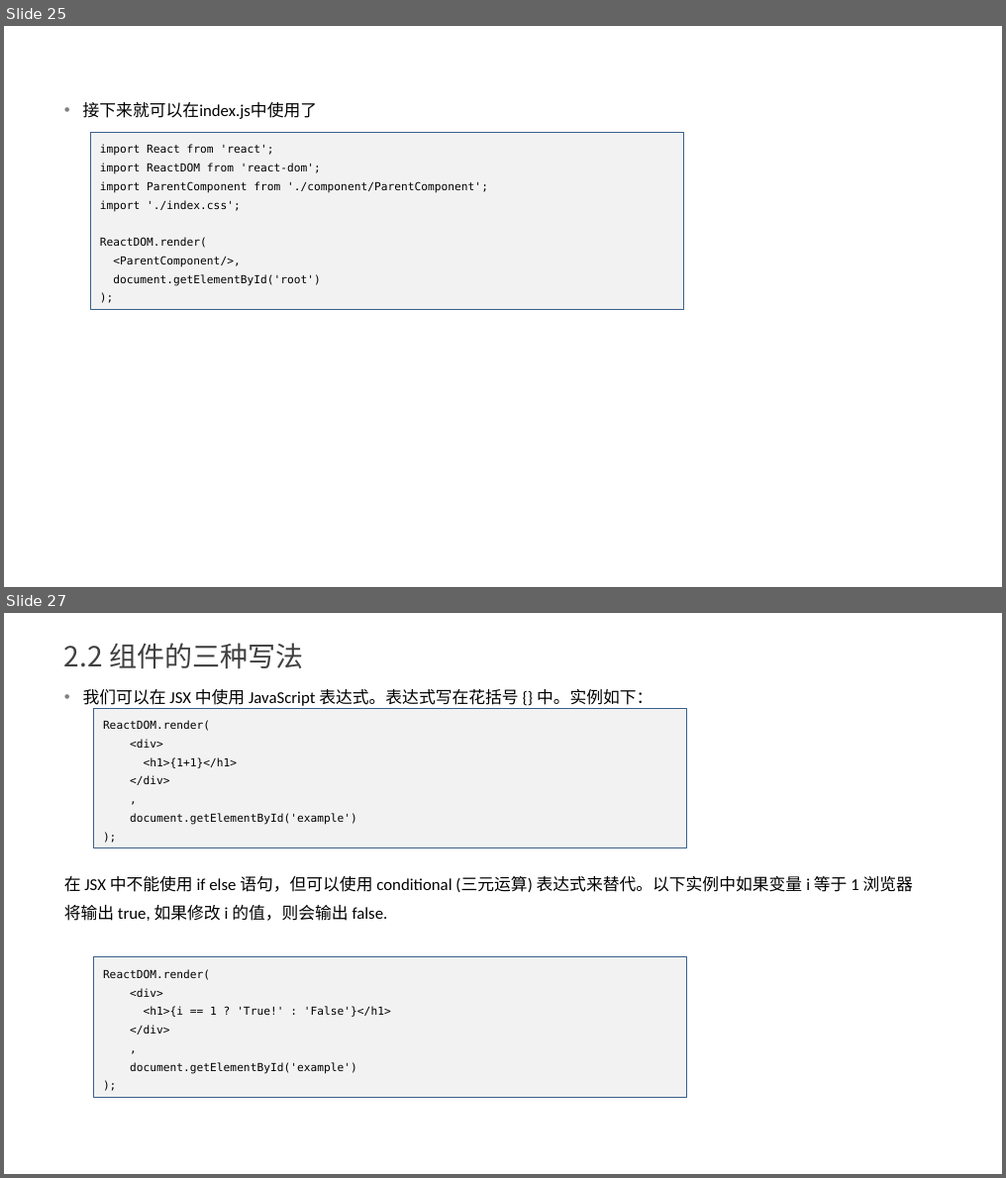
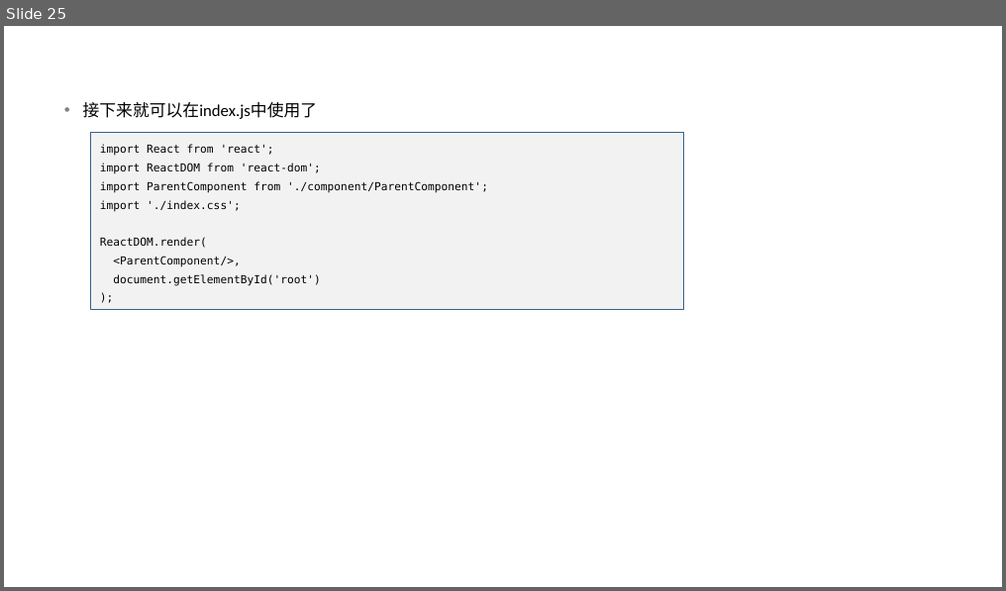
Before and after one commit to yxl2628/reactjs, a slide deck: ppt/01 React基础.pptx. Shown one above the other, each under a label of ours: slides 25 and 27 before the commit, slide 25 after it; the slides between them are not shown. The pictures are 1006x1178 and 1006x591 pixels, drawn with LibreOffice and Linux fonts; fonts in the diff are those of the drawing. Boxes give left, top, right and bottom in pixels: in the first picture for what was removed or moved away, otherwise in the second. Text is boxed around its words. In the diff, an @@ line names an element or a change of style, - is before the commit and + after.

Commit message:
修改ppt

```diff
--- a/ppt/01 React基础.pptx
+++ b/ppt/01 React基础.pptx
@@ slide 27 removed at (4,613,1002,1174), background #FFFFFF @@
@@ text removed at (64,643,303,669) @@
-2.2 组件的三种写法
@@ text removed at (64,689,913,921) @@
-• 我们可以在 JSX 中使用 JavaScript 表达式。表达式写在花括号 {} 中。实例如下：
-在 JSX 中不能使用 if else 语句，但可以使用 conditional (三元运算) 表达式来替代。以下实例中如果变量 i 等于 1 浏览器将输出 true, 如果修改 i 的值，则会输出 false.
@@ rectangle removed at (93,708,686,848) @@
-ReactDOM.render(
-<div>
-<h1>{1+1}</h1>
-</div>
-,
-document.getElementById('example')
-);
@@ rectangle removed at (93,958,686,1097) @@
-ReactDOM.render(
-<div>
-<h1>{i == 1 ? 'True!' : 'False'}</h1>
-</div>
-,
-document.getElementById('example')
-);
```
Also in this commit, not shown: 2 slides changed, 6 slides added, 1 other file.
